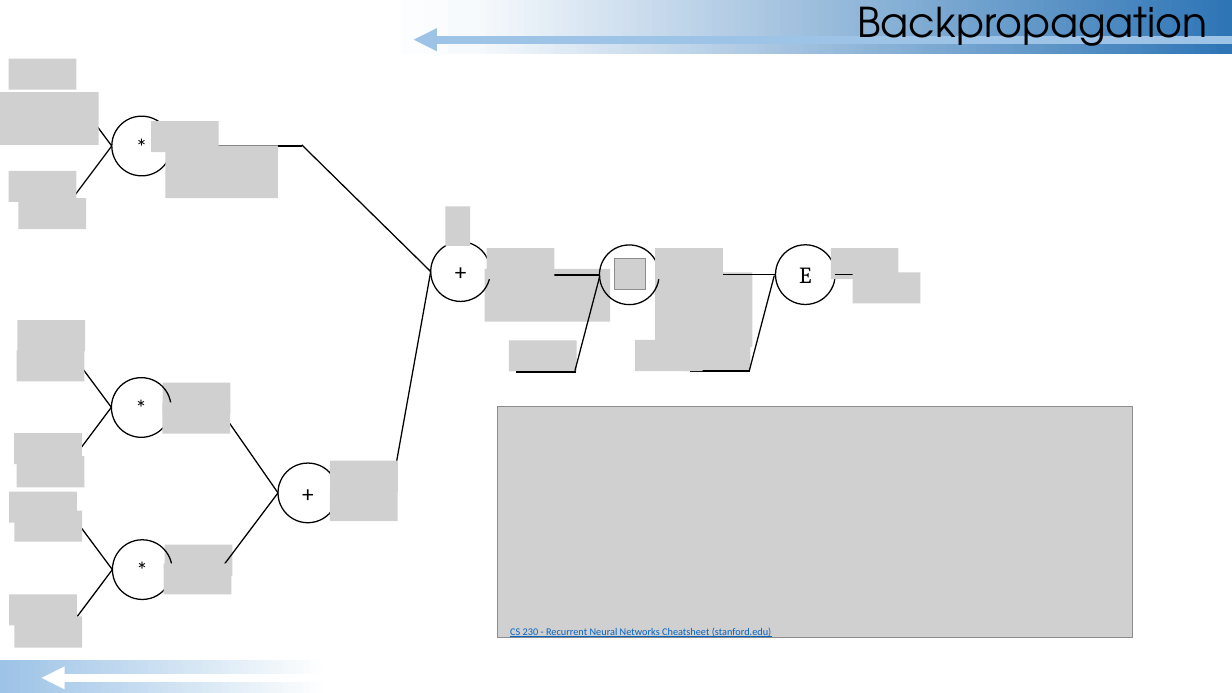
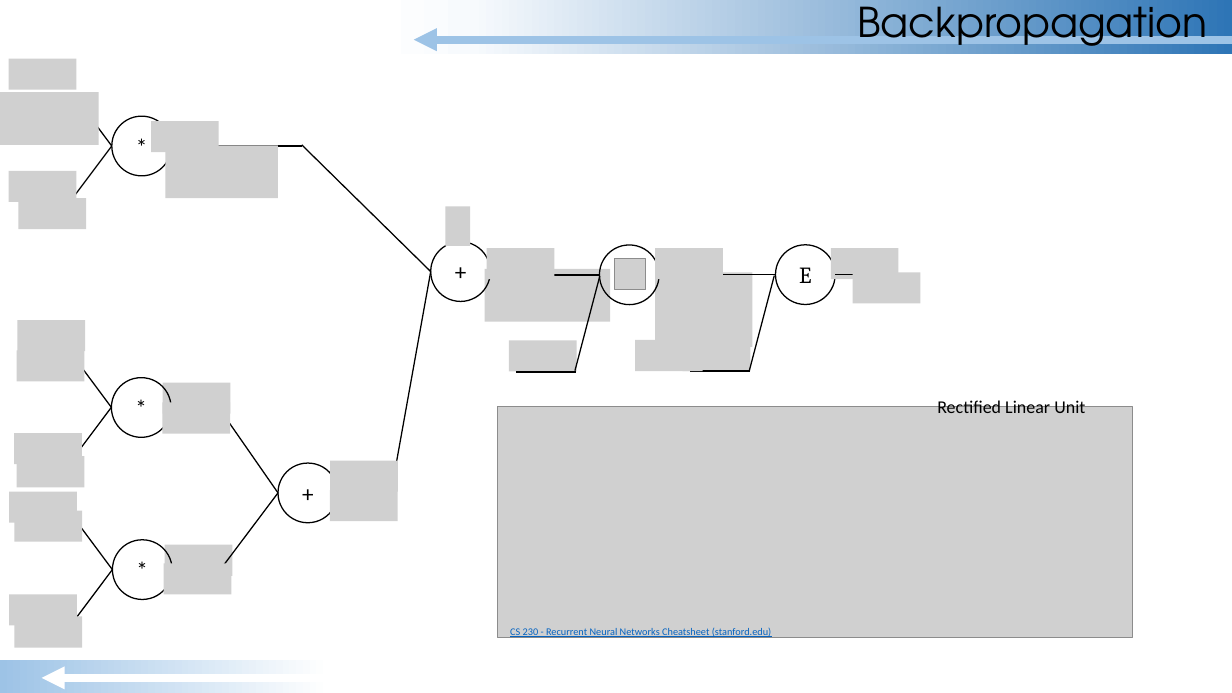
Before and after one commit to GradyKurpasi/RNN-Tutorial, a slide deck: slide 33 of MLP-RNN Tutorial.pptx. Drawn at 1232x693 pixels with LibreOffice and Linux fonts; fonts in the diff are those of the drawing; grey boxes stand for pictures. Boxes give left, top, right and bottom in pixels: in the first picture for what was removed or moved away, otherwise in the second. Text is boxed around its words. In the diff, an @@ line names an element or a change of style, - is before the commit and + after.

```diff
--- a/MLP-RNN Tutorial.pptx
+++ b/MLP-RNN Tutorial.pptx
@@ text added at (x1=937, y1=398, x2=1085, y2=413), 14 pt, text #000000 @@
+Rectified Linear Unit
```
Also in this commit, not shown: 28 other slides changed, 1 slide removed, 2 other files.
